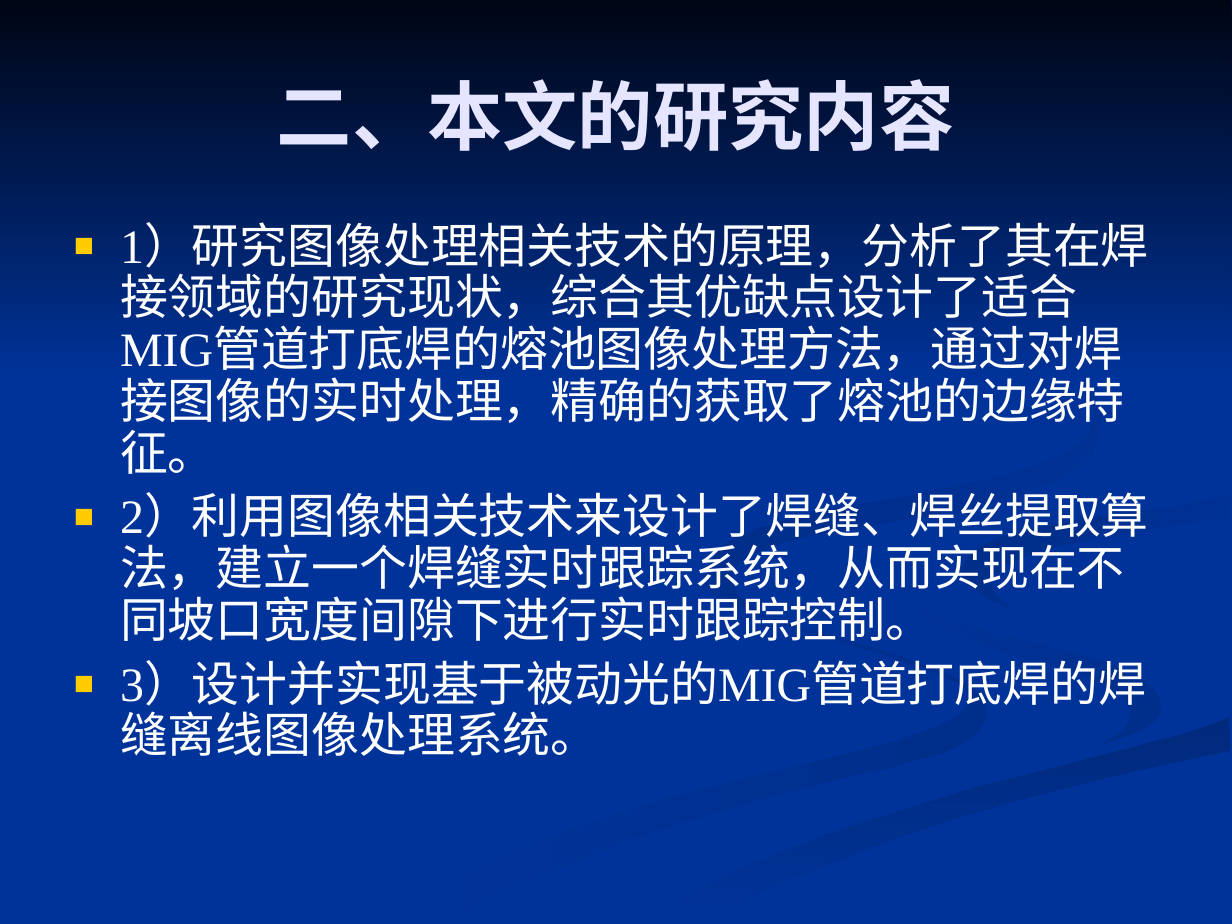
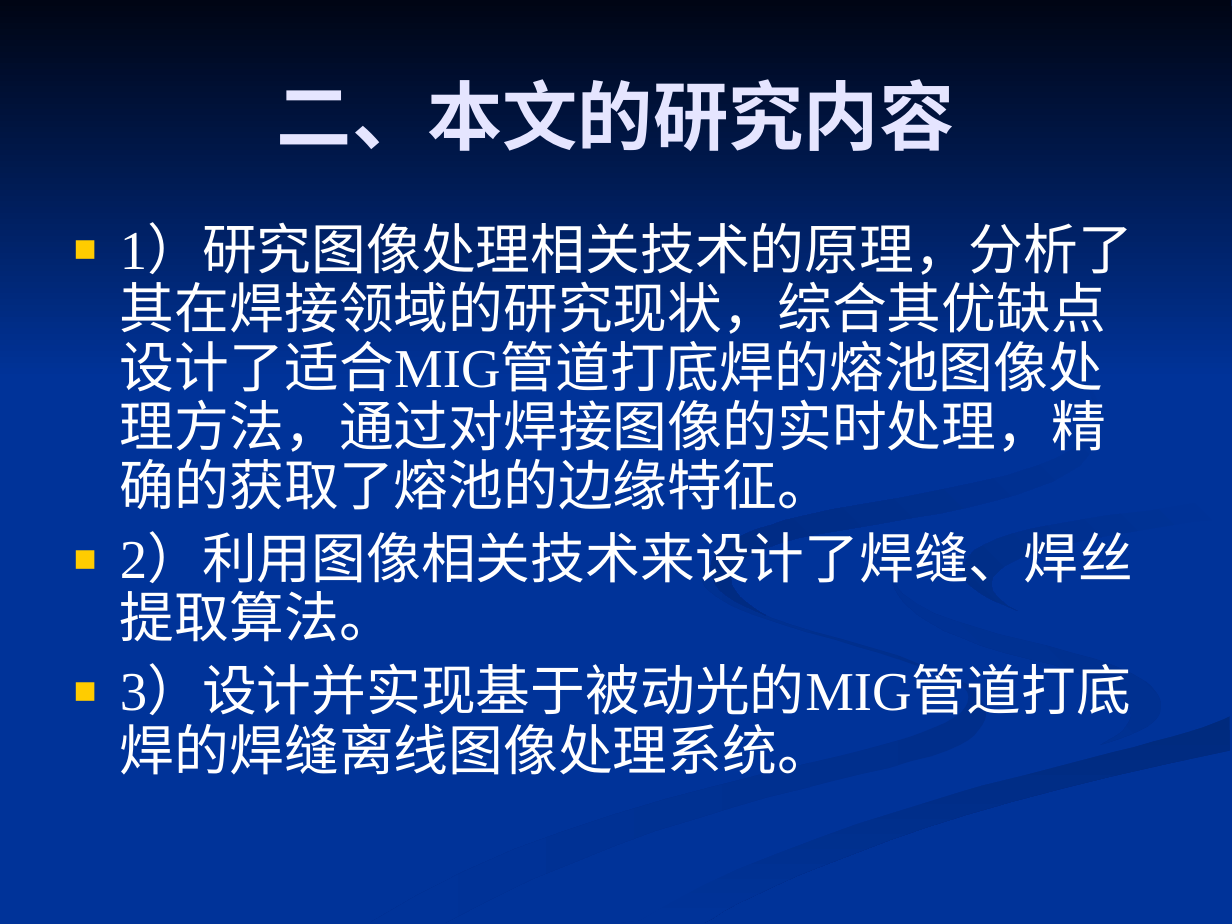
Before and after one commit to 61--/weiyanmin, a slide deck: slide 9 of 工程硕士/基于被动光的管道打底MIG焊焊缝图像处理算法的研究.ppt. Drawn at 1232x924 pixels with LibreOffice and Linux fonts; fonts in the diff are those of the drawing. Boxes give left, top, right and bottom in pixels: in the first picture for what was removed or moved away, otherwise in the second. Text is boxed around its words. In the diff, an @@ line names an element or a change of style, - is before the commit and + after.

```diff
--- a/工程硕士/基于被动光的管道打底MIG焊焊缝图像处理算法的研究.ppt
+++ b/工程硕士/基于被动光的管道打底MIG焊焊缝图像处理算法的研究.ppt
@@ text at [120,226,1133,775]: size 28 to 32 pt in "1）研究图像处理相关技术的原理，分析了其在焊接领域的研究现状，综合其优缺点设计了适合MIG管道打底焊的熔池图像处理方法， ...", "3）设计并实现基于被动光的MIG管道打底焊的焊缝离线图像处理系统。"; more space between paragraphs @@
@@ freeform shape at [711,287,1101,616]: fill gradient #002B82 to #003399 to gradient #003399 to #002B82 @@
@@ freeform shape at [962,495,1230,611]: fill gradient #002D86 to #003399 to gradient #003399 to #002D86 @@
@@ text at [120,536,1133,642]: text changed; size 28 to 32 pt @@
-■ 2）利用图像相关技术来设计了焊缝、焊丝提取算法，建立一个焊缝实时跟踪系统，从而实现在不同坡口宽度间隙下进行实时跟踪控制。
+■ 2）利用图像相关技术来设计了焊缝、焊丝提取算法。
@@ freeform shape at [370,565,986,923]: fill gradient #003399 to #002E8B to gradient #002E8B to #003399 @@
@@ freeform shape at [892,572,1162,745]: fill gradient #003399 to #002E8B to gradient #002E8B to #003399 @@
```
Also in this commit, not shown: 31 other slides changed.
